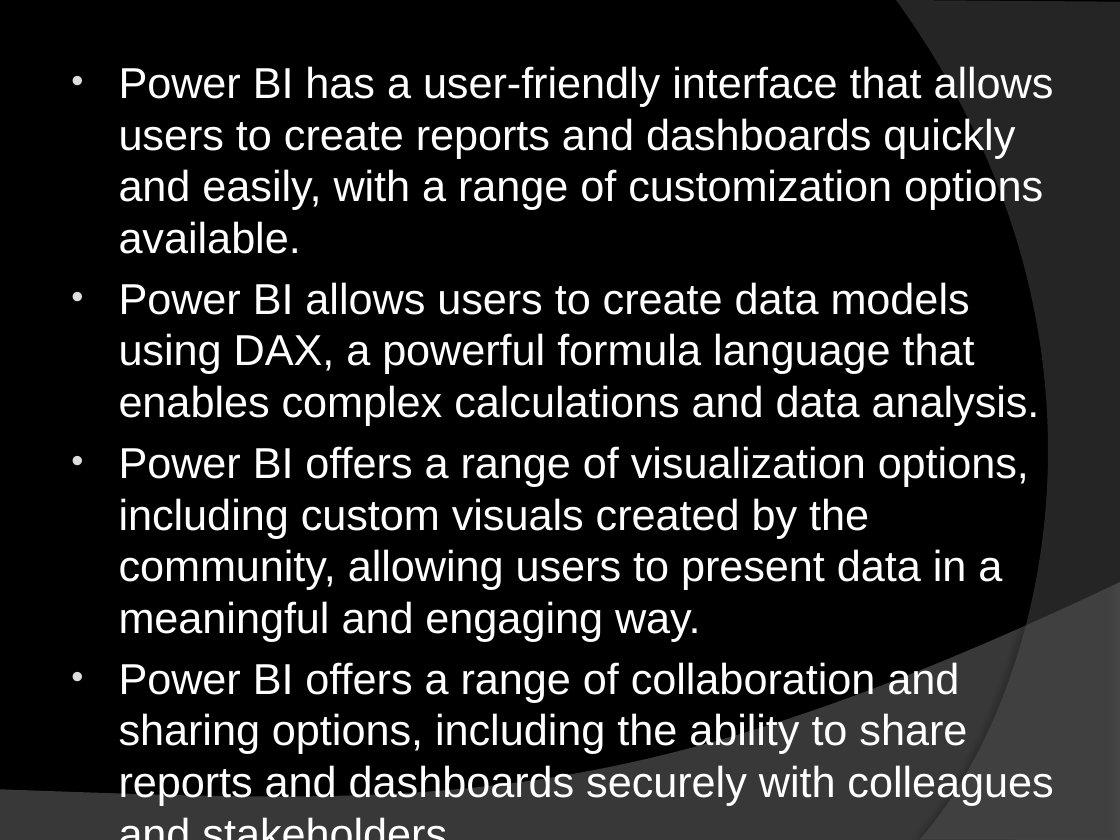
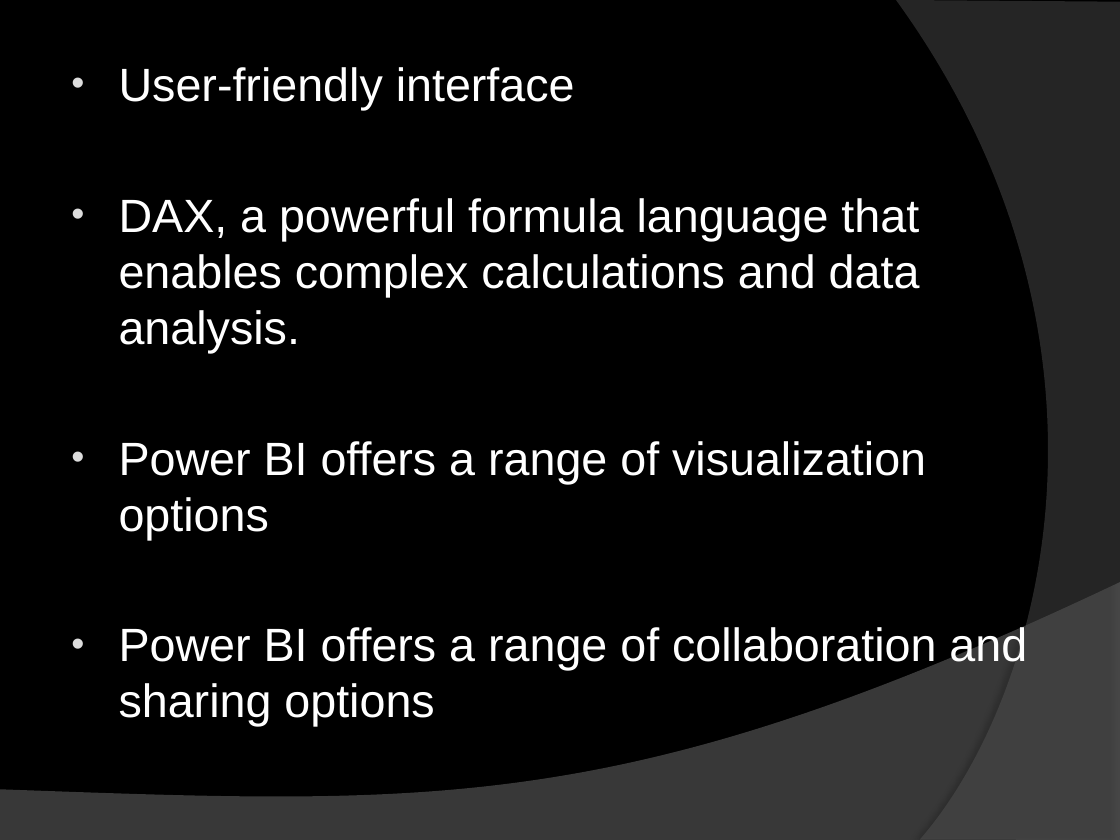
Before and after one commit to AkashChaudhare/abc, a slide deck: slide 9 of Tableau, Power Bi and Mint.pptx. Drawn at 1120x840 pixels with LibreOffice and Linux fonts; fonts in the diff are those of the drawing. Boxes give left, top, right and bottom in pixels: in the first picture for what was removed or moved away, otherwise in the second. Text is boxed around its words. In the diff, an @@ line names an element or a change of style, - is before the commit and + after.

```diff
--- a/Tableau, Power Bi and Mint.pptx
+++ b/Tableau, Power Bi and Mint.pptx
@@ text at (x1=119, y1=67, x2=1027, y2=727): text changed; size 27.8 to 30 pt @@
-• Power BI has a user-friendly interface that allows users to create reports and dashboards quickly and easily, with a range of customization options available.
-• Power BI allows users to create data models using DAX, a powerful formula language that enables complex calculations and data analysis.
-• Power BI offers a range of visualization options, including custom visuals created by the community, allowing users to present data in a meaningful and engaging way.
-• Power BI offers a range of collaboration and sharing options, including the ability to share reports and dashboards securely with colleagues and stakeholders.
+• User-friendly interface
+• DAX, a powerful formula language that enables complex calculations and data analysis.
+• Power BI offers a range of visualization options
+• Power BI offers a range of collaboration and sharing options
```
Also in this commit, not shown: 5 other slides changed.
